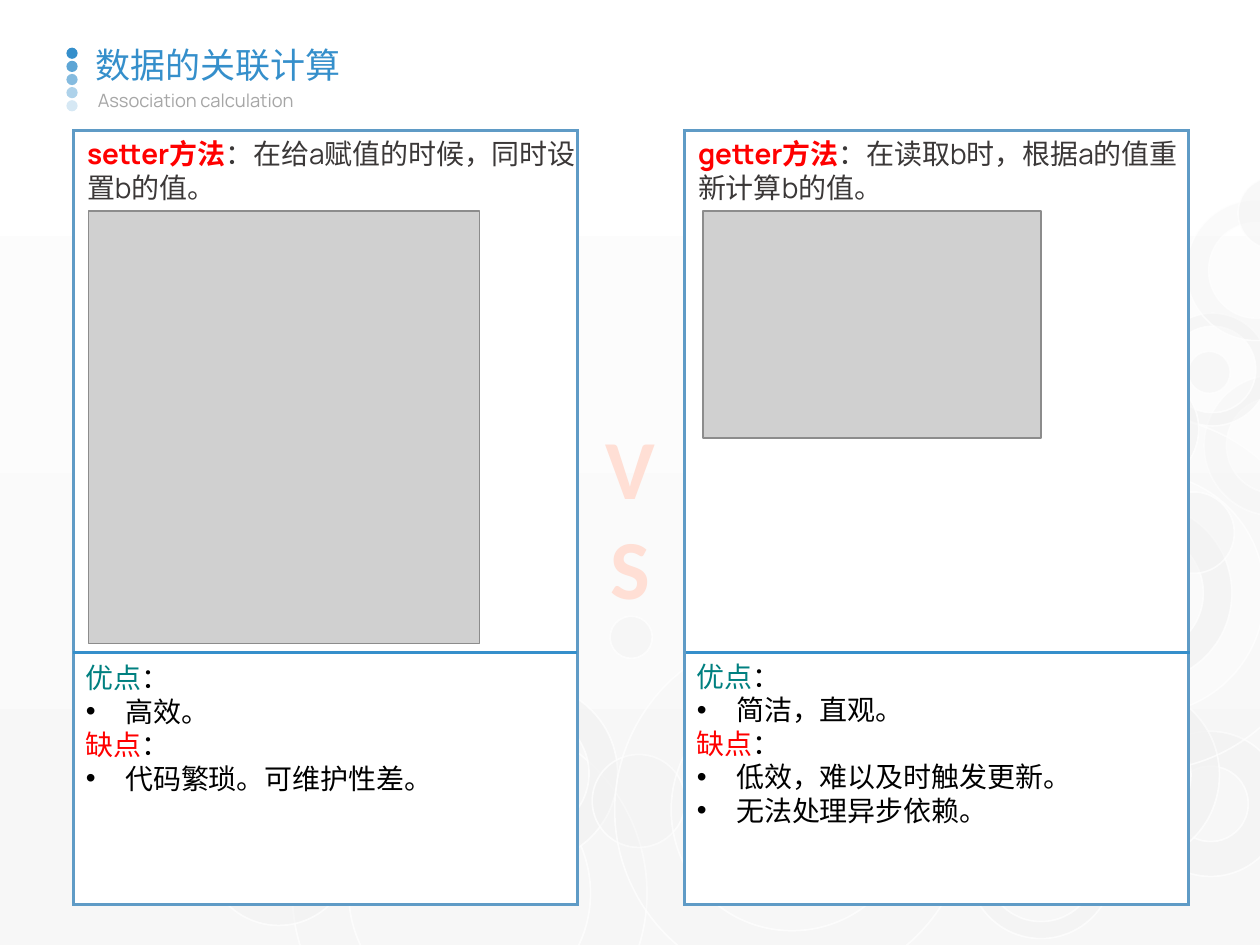
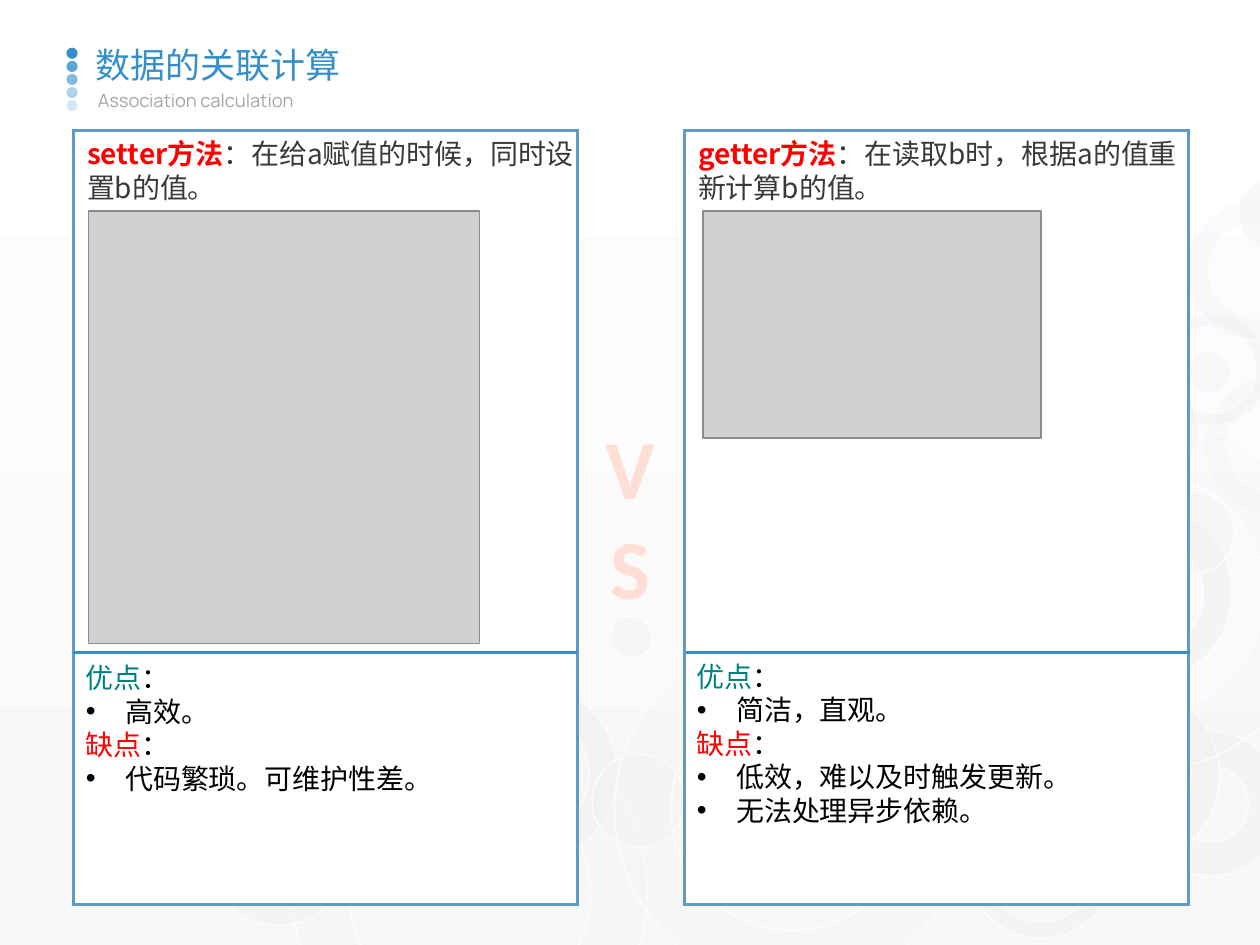
Before and after one commit to watermoonlx/playground-v2, a slide deck: slide 6 of ppt/RxJS & NgRxj.pptx. Drawn at 1260x945 pixels with LibreOffice and Linux fonts; fonts in the diff are those of the drawing; grey boxes stand for pictures. Boxes give left, top, right and bottom in pixels: in the first picture for what was removed or moved away, otherwise in the second. Text is boxed around its words. In the diff, an @@ line names an element or a change of style, - is before the commit and + after.

```diff
--- a/ppt/RxJS & NgRxj.pptx
+++ b/ppt/RxJS & NgRxj.pptx
@@ text "setter方法：在给a赋值的时候，同时设置b的值。" at (87, 140, 574, 201): font Manrope to Noto Sans CJK SC @@
@@ text "getter方法：在读取b时，根据a的值重新计算b的值。" at (698, 140, 1177, 201): font Manrope to Noto Sans CJK SC @@
```
Also in this commit, not shown: 4 other slides changed, 11 slides added, 27 other files.
